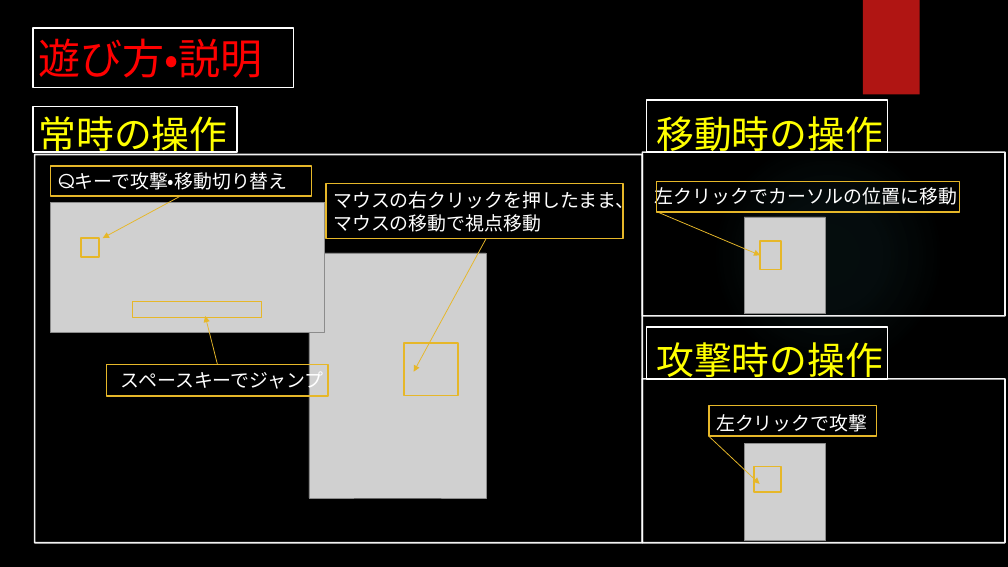
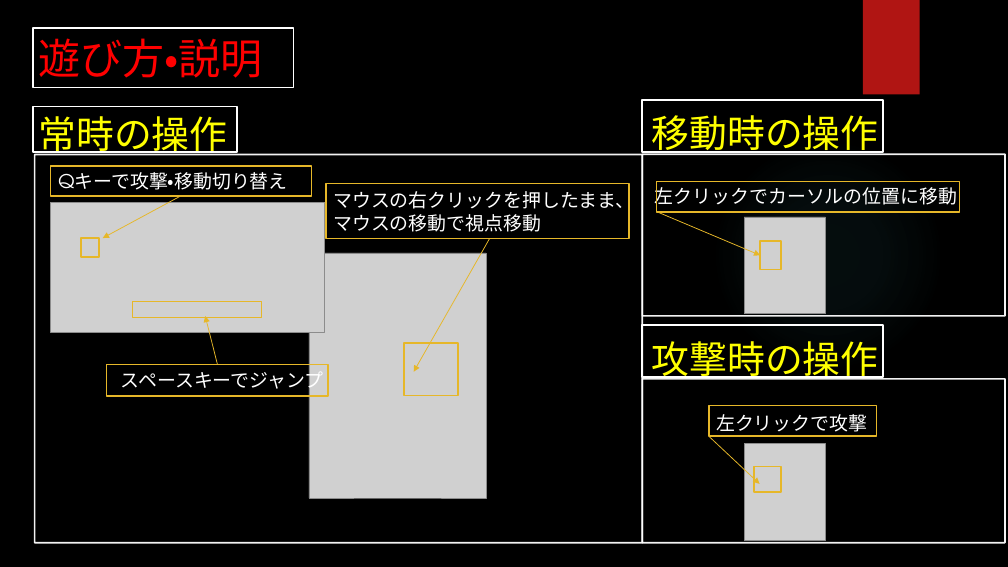
Before and after one commit to aporo1219/CreateDOG, a slide deck: slide 5 of ゲーム制作企画書.pptx. Drawn at 1008x567 pixels with LibreOffice and Linux fonts; fonts in the diff are those of the drawing; grey boxes stand for pictures; background and template pictures are left out. Boxes give left, top, right and bottom in pixels: in the first picture for what was removed or moved away, otherwise in the second. Text is boxed around its words. In the diff, an @@ line names an element or a change of style, - is before the commit and + after.

```diff
--- a/ゲーム制作企画書.pptx
+++ b/ゲーム制作企画書.pptx
@@ rectangle: place and size @@
-rectangle at (326, 184, 623, 239)
+rectangle at (326, 184, 629, 239)
@@ arrow moved from (486, 239) - (414, 372) to (490, 239) - (414, 372) @@
@@ 2 texts, 2 rectangles: place and size @@
-2 texts, 2 rectangles at (647, 100, 888, 380)
+2 texts, 2 rectangles at (642, 100, 883, 380)
```
Also in this commit, not shown: 3 other slides changed, 2 other files.
